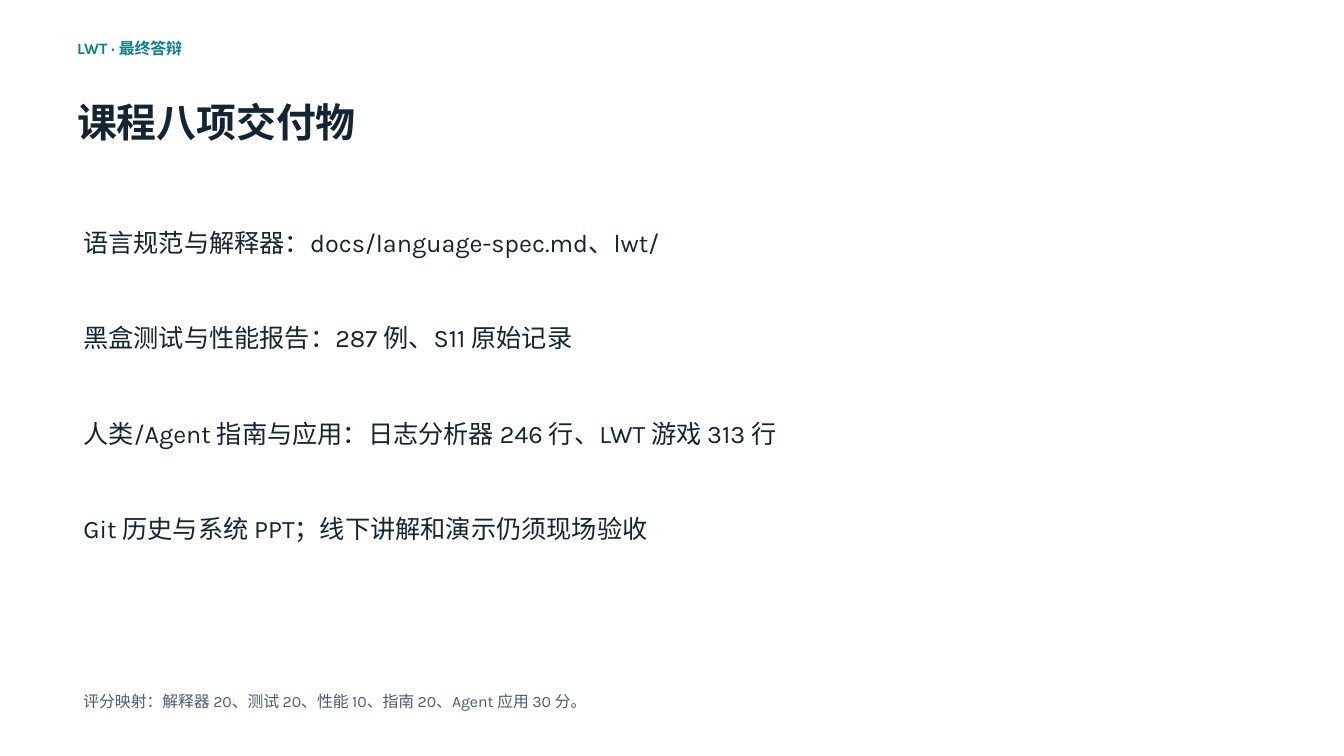
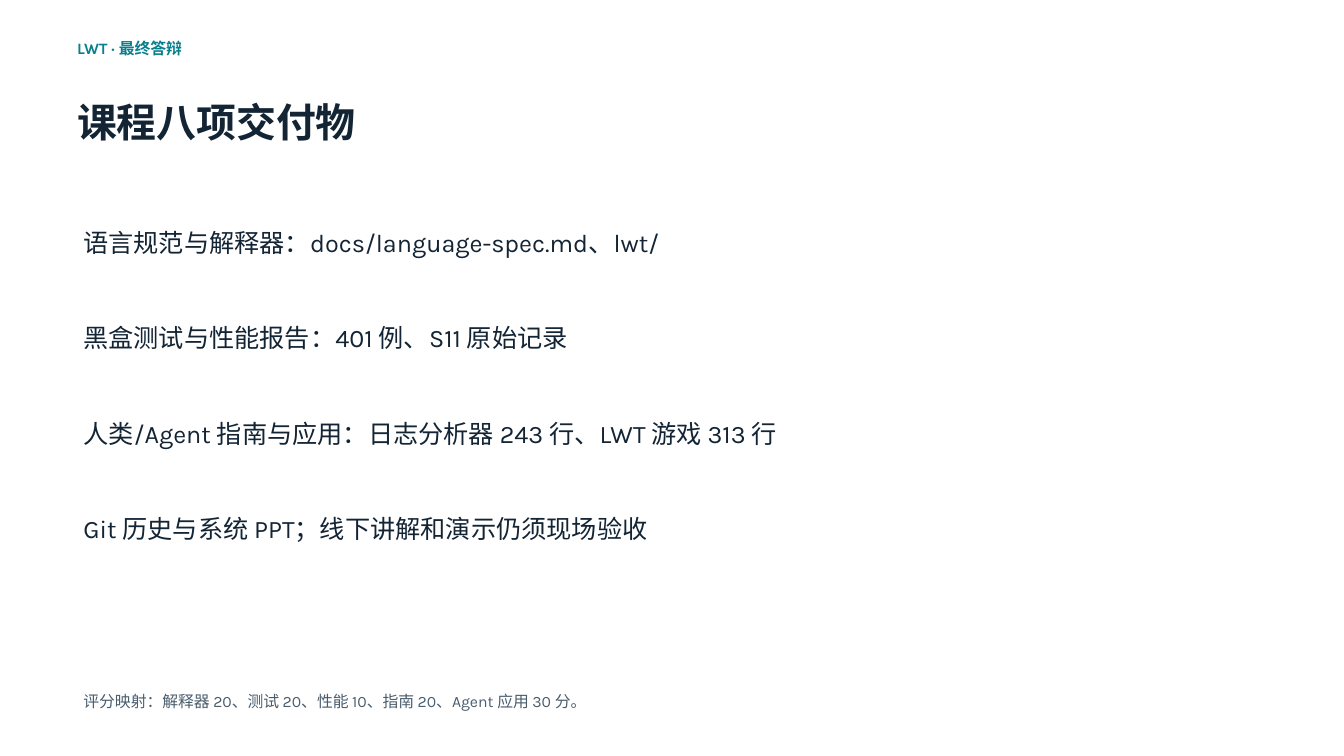
Before and after one commit to 05T1925/Interpreted-general-purpose-scripting-language-LWT, a slide deck: slide 2 of slides/LWT介绍.pptx. Drawn at 1344x756 pixels with LibreOffice and Linux fonts; fonts in the diff are those of the drawing. Boxes give left, top, right and bottom in pixels: in the first picture for what was removed or moved away, otherwise in the second. Text is boxed around its words. In the diff, an @@ line names an element or a change of style, - is before the commit and + after.

```diff
--- a/slides/LWT介绍.pptx
+++ b/slides/LWT介绍.pptx
@@ text at [83,326,568,350]: text changed @@
-黑盒测试与性能报告：287 例、S11 原始记录
+黑盒测试与性能报告：401 例、S11 原始记录
@@ text at [83,421,777,449]: text changed @@
-人类/Agent 指南与应用：日志分析器 246 行、LWT 游戏 313 行
+人类/Agent 指南与应用：日志分析器 243 行、LWT 游戏 313 行
```
Also in this commit, not shown: 3 other slides changed, 21 other files.
